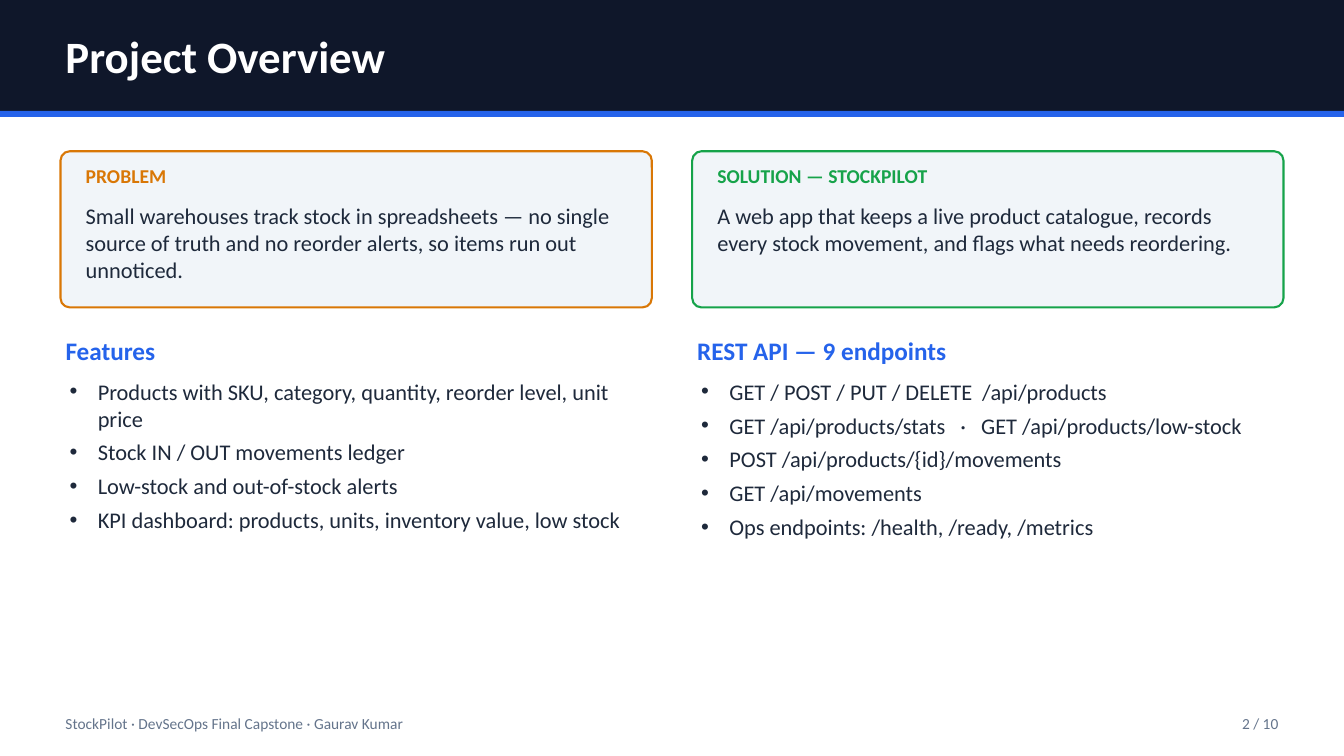
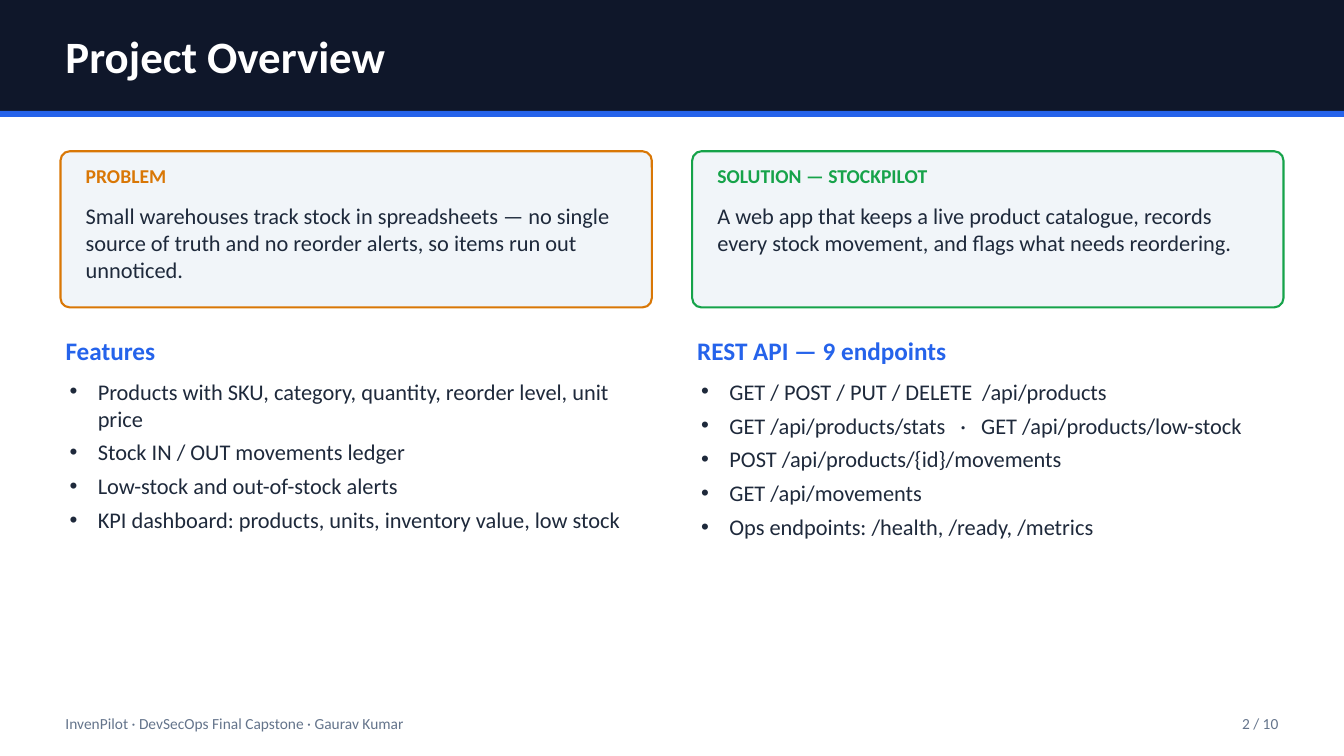
Before and after one commit to Gaurakumar-s/invenpilot-devsecops, a slide deck: slide 2 of demo/slides.pptx. Drawn at 1344x756 pixels with LibreOffice and Linux fonts; fonts in the diff are those of the drawing. Boxes give left, top, right and bottom in pixels: in the first picture for what was removed or moved away, otherwise in the second. Text is boxed around its words. In the diff, an @@ line names an element or a change of style, - is before the commit and + after.

Commit message:
docs: regenerate slides and local screenshots under the InvenPilot name

```diff
--- a/demo/slides.pptx
+++ b/demo/slides.pptx
@@ text at [65, 718, 403, 732]: text changed @@
-StockPilot · DevSecOps Final Capstone · Gaurav Kumar
+InvenPilot · DevSecOps Final Capstone · Gaurav Kumar
```
Also in this commit, not shown: 9 other slides changed, 7 other files.
